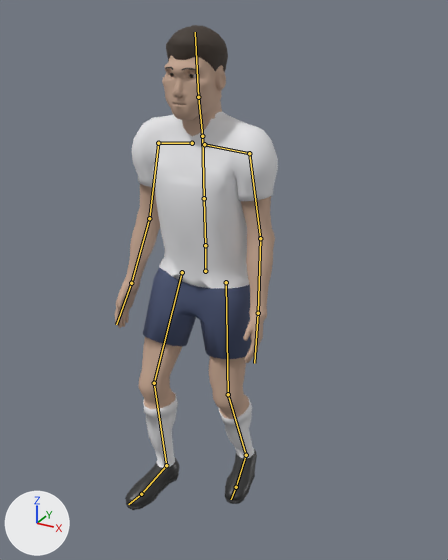
Two versions of the Blender file assets/figure/figure.blend, one commit apart.
One viewpoint serves both versions: a camera (50 mm lens) standing at (1.088, -1.861, 1.832) and looking at (0.055, 0.018, 0.893). Every picture has the same lights, and +X, +Y and +Z are marked at lower left. The picture after the commit comes second. Both versions are drawn at frame 44 of the action 'tackle'; the numbers are the values there. The bones that bend it are drawn over the model as lines.

In view in the first picture: 'body', 'eyes', 'hair_short'.
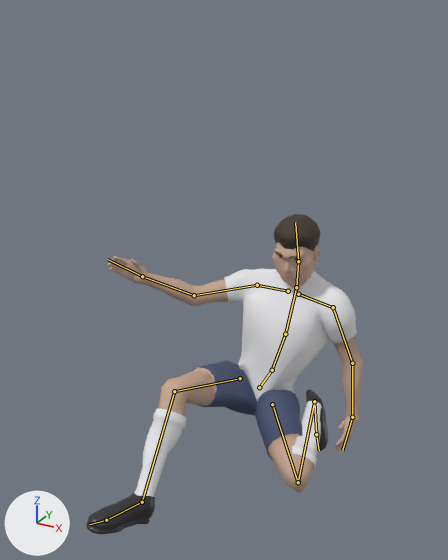
Pixel boxes [x1, y1, x2, y2] of what changed, in the pictures (448 x 560 px):
```json
{"object": "body", "change": "posed", "before": [114, 56, 278, 510], "after": [86, 242, 364, 535], "on screen": "69% wider, 35% shorter"}
{"object": "hair_short", "change": "posed", "before": [165, 25, 228, 73], "after": [274, 214, 320, 258]}
{"object": "eyes", "change": "posed", "before": [170, 73, 196, 78], "after": [279, 255, 300, 261]}
{"bone": "hips", "before": "(205, 271) to (205, 245)", "after": "(259, 387) to (272, 370)"}
{"bone": "spine", "before": "(205, 245) to (204, 198)", "after": "(272, 370) to (285, 334)"}
{"bone": "chest", "before": "(204, 198) to (202, 136)", "after": "(285, 334) to (296, 287)"}
{"bone": "neck", "before": "(202, 136) to (198, 97)", "after": "(296, 287) to (298, 261)"}
{"bone": "head", "before": "(198, 97) to (195, 32)", "after": "(298, 261) to (295, 222)"}
{"bone": "upper_arm_L", "before": "(249, 153) to (260, 238)", "after": "(333, 307) to (352, 363)"}
{"bone": "forearm_L", "before": "(260, 238) to (258, 313)", "after": "(352, 363) to (352, 417)"}
{"bone": "hand_L", "before": "(258, 313) to (254, 363)", "after": "(352, 417) to (342, 450)"}
{"bone": "upper_arm_R", "before": "(158, 143) to (149, 218)", "after": "(257, 285) to (194, 295)"}
{"bone": "forearm_R", "before": "(149, 218) to (131, 283)", "after": "(194, 295) to (142, 276)"}
{"bone": "thigh_L", "before": "(226, 282) to (228, 394)", "after": "(272, 404) to (298, 482)"}
{"bone": "shin_L", "before": "(228, 394) to (246, 455)", "after": "(298, 482) to (314, 401)"}
{"bone": "foot_L", "before": "(246, 455) to (236, 487)", "after": "(314, 401) to (316, 434)"}
{"bone": "thigh_R", "before": "(182, 272) to (154, 383)", "after": "(240, 378) to (174, 391)"}
{"bone": "shin_R", "before": "(154, 383) to (166, 465)", "after": "(174, 391) to (142, 502)"}
{"bone": "foot_R", "before": "(166, 465) to (141, 494)", "after": "(142, 502) to (106, 520)"}
```

Scene script edits in JSON lines:
```json
{"block": "bone_hips", "where": "bone_hips = bpy.data.objects['rig'].pose.bones['hips']  # child of 'root'"}
{"op": "set", "path": "bone_hips.location", "old": "(0.0, -0.039, 0.036)", "new": "(0.07, -0.715, -0.349)"}
{"op": "set", "path": "bone_hips.rotation_quaternion", "old": "(1.0, 0.02, 0.0, 0.0)", "new": "(0.946, -0.244, 0.036, -0.209)", "note": "degrees (2, 0, 0) -> degrees (-28, -2, -24)"}
{"block": "bone_spine", "where": "bone_spine = bpy.data.objects['rig'].pose.bones['spine']  # child of 'hips'"}
{"op": "set", "path": "bone_spine.rotation_quaternion", "old": "(1.0, 0.011, 0.0, 0.0)", "new": "(0.99, 0.082, -0.013, 0.118)", "note": "degrees (1, 0, 0) -> degrees (9, -3, 13)"}
{"block": "bone_chest", "where": "bone_chest = bpy.data.objects['rig'].pose.bones['chest']  # child of 'spine'"}
{"op": "set", "path": "bone_chest.rotation_quaternion", "old": "(1.0, -0.008, 0.0, 0.0)", "new": "(0.998, 0.044, -0.003, 0.05)", "note": "degrees (-1, 0, 0) -> degrees (5, -1, 6)"}
{"block": "bone_neck", "where": "bone_neck = bpy.data.objects['rig'].pose.bones['neck']  # child of 'chest'"}
{"op": "set", "path": "bone_neck.rotation_quaternion", "old": "(1.0, 0.002, 0.0, 0.0)", "new": "(0.994, 0.109, -0.008, 0.024)", "note": "degrees (0, 0, 0) -> degrees (13, -1, 3)"}
{"block": "bone_head", "where": "bone_head = bpy.data.objects['rig'].pose.bones['head']  # child of 'neck'"}
{"op": "set", "path": "bone_head.rotation_quaternion", "old": "(1.0, 0.002, 0.0, 0.0)", "new": "(0.991, 0.133, -0.012, 0.028)", "note": "degrees (0, 0, 0) -> degrees (15, -2, 3)"}
{"block": "bone_upper_arm_l", "where": "bone_upper_arm_l = bpy.data.objects['rig'].pose.bones['upper_arm_L']  # child of 'shoulder_L'"}
{"op": "set", "path": "bone_upper_arm_l.rotation_quaternion", "old": "(0.953, 0.057, 0.023, -0.298)", "new": "(0.913, -0.083, 0.352, -0.19)", "note": "degrees (6, 4, -35) -> degrees (-21, 38, -31)"}
{"block": "bone_forearm_l", "where": "bone_forearm_l = bpy.data.objects['rig'].pose.bones['forearm_L']  # child of 'upper_arm_L'"}
{"op": "set", "path": "bone_forearm_l.rotation_quaternion", "old": "(0.999, 0.052, 0.0, 0.001)", "new": "(0.996, 0.088, 0.0, 0.001)", "note": "degrees (6, 0, 0) -> degrees (10, 0, 0)"}
{"block": "bone_hand_l", "where": "bone_hand_l = bpy.data.objects['rig'].pose.bones['hand_L']  # child of 'forearm_L'"}
{"op": "set", "path": "bone_hand_l.rotation_quaternion", "old": "(0.989, 0.062, -0.133, 0.009)", "new": "(0.875, 0.409, -0.234, 0.11)", "note": "degrees (7, -15, 0) -> degrees (50, -30, 0)"}
{"block": "bone_upper_arm_r", "where": "bone_upper_arm_r = bpy.data.objects['rig'].pose.bones['upper_arm_R']  # child of 'shoulder_R'"}
{"op": "set", "path": "bone_upper_arm_r.rotation_quaternion", "old": "(0.951, 0.061, -0.021, 0.301)", "new": "(0.844, 0.317, 0.43, -0.044)", "note": "degrees (6, -4, 35) -> degrees (49, 49, 18)"}
{"block": "bone_forearm_r", "where": "bone_forearm_r = bpy.data.objects['rig'].pose.bones['forearm_R']  # child of 'upper_arm_R'"}
{"op": "set", "path": "bone_forearm_r.rotation_quaternion", "old": "(0.999, 0.054, 0.0, -0.001)", "new": "(0.98, 0.2, 0.0, -0.001)", "note": "degrees (6, 0, 0) -> degrees (23, 0, 0)"}
{"block": "bone_thigh_l", "where": "bone_thigh_l = bpy.data.objects['rig'].pose.bones['thigh_L']  # child of 'hips'"}
{"op": "set", "path": "bone_thigh_l.rotation_quaternion", "old": "(0.992, -0.08, -0.088, -0.038)", "new": "(0.528, 0.018, 0.601, -0.6)", "note": "degrees (-9, -10, -4) -> degrees (-68, 41, -126)"}
{"block": "bone_shin_l", "where": "bone_shin_l = bpy.data.objects['rig'].pose.bones['shin_L']  # child of 'thigh_L'"}
{"op": "set", "path": "bone_shin_l.rotation_quaternion", "old": "(0.973, 0.233, -0.002, -0.005)", "new": "(0.248, 0.969, -0.006, -0.001)", "note": "degrees (27, 0, -1) -> degrees (151, 0, -1)"}
{"block": "bone_foot_l", "where": "bone_foot_l = bpy.data.objects['rig'].pose.bones['foot_L']  # child of 'shin_L'"}
{"op": "set", "path": "bone_foot_l.rotation_quaternion", "old": "(0.985, -0.169, -0.032, 0.029)", "new": "(0.625, -0.081, -0.221, 0.744)", "note": "degrees (-20, -3, 4) -> degrees (-26, -9, 102)"}
{"block": "bone_thigh_r", "where": "bone_thigh_r = bpy.data.objects['rig'].pose.bones['thigh_R']  # child of 'hips'"}
{"op": "set", "path": "bone_thigh_r.rotation_quaternion", "old": "(0.975, -0.202, 0.095, 0.014)", "new": "(0.726, -0.584, 0.349, -0.104)", "note": "degrees (-23, 11, -1) -> degrees (-85, 23, -37)"}
{"block": "bone_shin_r", "where": "bone_shin_r = bpy.data.objects['rig'].pose.bones['shin_R']  # child of 'thigh_R'"}
{"op": "set", "path": "bone_shin_r.rotation_quaternion", "old": "(0.975, 0.222, 0.002, 0.005)", "new": "(0.873, 0.488, 0.003, 0.005)", "note": "degrees (26, 0, 1) -> degrees (58, 0, 1)"}
{"block": "bone_foot_r", "where": "bone_foot_r = bpy.data.objects['rig'].pose.bones['foot_R']  # child of 'shin_R'"}
{"op": "set", "path": "bone_foot_r.rotation_quaternion", "old": "(0.999, -0.038, -0.001, -0.008)", "new": "(0.959, 0.204, -0.187, 0.063)", "note": "degrees (-4, 0, -1) -> degrees (23, -23, 3)"}
```
